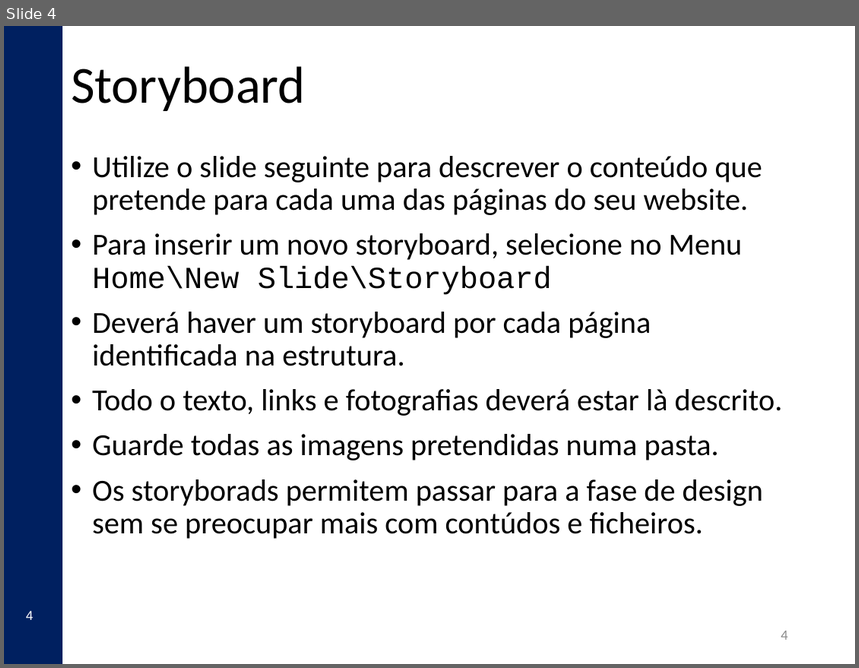
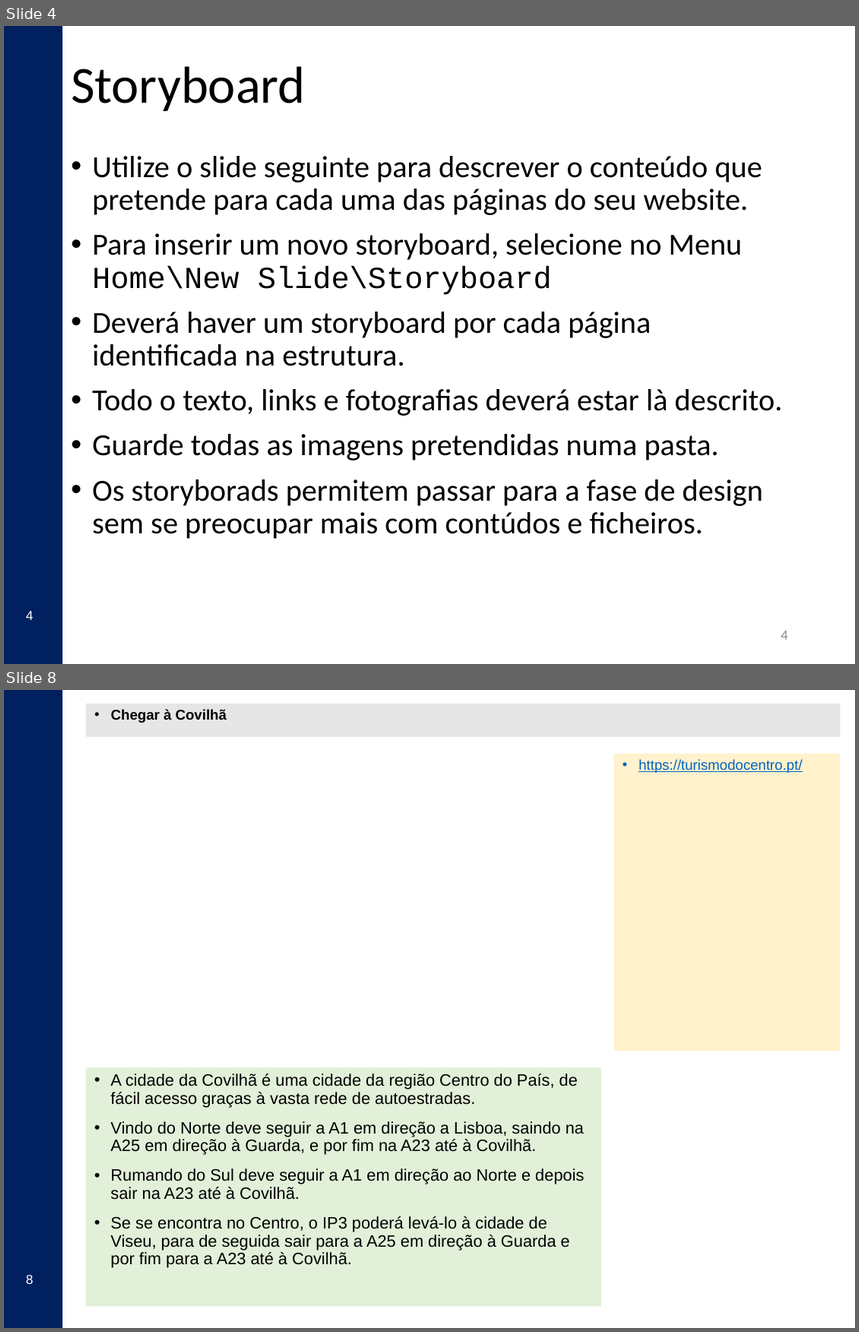
Before and after one commit to Gabulhas/CompWeb, a slide deck: UBI_CompWeb_2018_templates.pptx. Shown one above the other, each under a label of ours: slide 4 before the commit, slides 4 and 8 after it; the slides between them are not shown. The pictures are 859x668 and 859x1332 pixels, drawn with LibreOffice and Linux fonts; fonts in the diff are those of the drawing; background and template pictures are left out. Boxes give left, top, right and bottom in pixels: in the first picture for what was removed or moved away, otherwise in the second. Text is boxed around its words. In the diff, an @@ line names an element or a change of style, - is before the commit and + after.

```diff
--- a/UBI_CompWeb_2018_templates.pptx
+++ b/UBI_CompWeb_2018_templates.pptx
@@ slide 8 added at bbox=[4, 690, 855, 1328], background #FFFFFF; not listed: 3 template elements that a slide beside it also shows @@
@@ text added at bbox=[86, 704, 840, 737], fill #E7E6E6, 12 pt, text #000000, bold @@
+• Chegar à Covilhã
@@ text added at bbox=[614, 754, 841, 1051], fill #FFF2CC, 12 pt, text #0563C1, underline @@
+• https://turismodocentro.pt/
@@ text added at bbox=[86, 1068, 601, 1307], fill #E2F0D9, 14 pt, text #000000 @@
+• A cidade da Covilhã é uma cidade da região Centro do País, de fácil acesso graças à vasta rede de autoestradas.
+• Vindo do Norte deve seguir a A1 em direção a Lisboa, saindo na A25 em direção à Guarda, e por fim na A23 até à Covilhã.
+• Rumando do Sul deve seguir a A1 em direção ao Norte e depois sair na A23 até à Covilhã.
+• Se se encontra no Centro, o IP3 poderá levá-lo à cidade de Viseu, para de seguida sair para a A25 em direção à Guarda e por fim para a A23 até à Covilhã.
```
Also in this commit, not shown: 2 slides changed, 10 other slides added, 9 slides removed, 2 other files.
